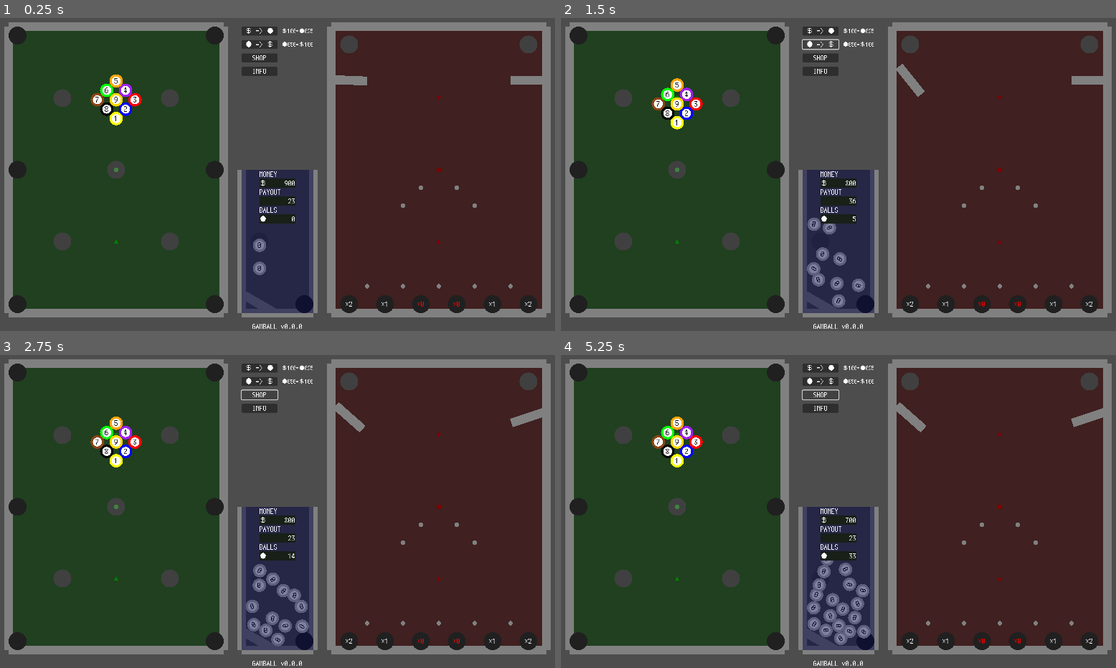
Above: before the commit, frames 1-4 (two rows, left to right).
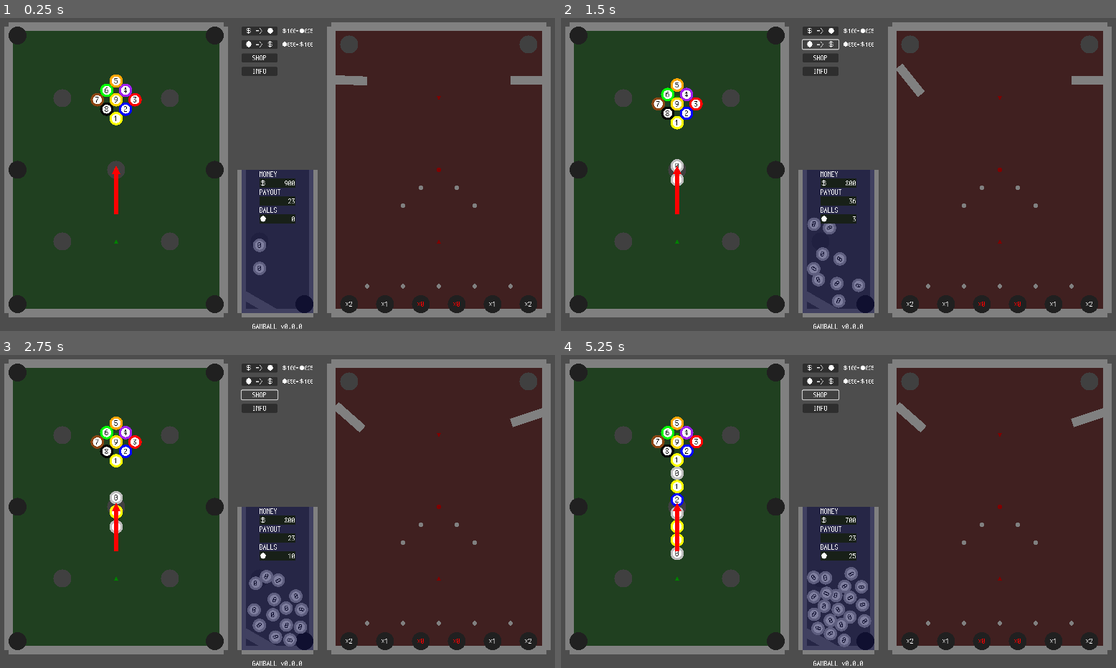
Above: after the commit, the same moments.

Repository: kamikoloss/gamball
Game: Godot game, scene res://scenes/main.tscn
Two runs of this game, one before a commit and one after it. Both use one fixed random seed, a clock stepped at 60 frames per second and the inputs below.
Inputs:
- Up to frame 1 (0.25 s): no input
- Up to frame 2 (1.5 s): click "＄ => ●" at 0.5 s; click "● => ＄" at 1.25 s
- Up to frame 3 (2.75 s): click "SHOP" at 2 s
- Up to frame 4 (5.25 s): click "INFO" at 2.75 s; click "＄ => ●" at 3.5 s; click "● => ＄" at 4.25 s; click "SHOP" at 5 s

The runs differ from the first frame. In frame 1, 0.1% of the frame differs, in the area x 20-22%, y 47-63%; in frame 2, 0.2%; in frame 3, 1.5%; in frame 4, 2.4%, in the area x 16-56%, y 19-94%.

Commit message:
Ball をドラッグで飛ばせるようにした

Diff:
--- a/scenes/main.tscn
+++ b/scenes/main.tscn
@@ -867,6 +867,7 @@
 
 [node name="TextureRect" type="TextureRect" parent="UI"]
 self_modulate = Color(0, 0, 0.25098, 0.501961)
+layout_mode = 0
 offset_left = 560.0
 offset_top = 360.0
 offset_right = 720.0
@@ -1044,6 +1045,7 @@
 [node name="TextureRect" type="TextureRect" parent="UI/Score/Payout"]
 modulate = Color(0.12549, 0.12549, 0.12549, 1)
 self_modulate = Color(0.752941, 1, 0.752941, 1)
+layout_mode = 0
 offset_top = 20.0
 offset_right = 80.0
 offset_bottom = 40.0
@@ -1051,6 +1053,7 @@
 expand_mode = 1
 
 [node name="Label" type="Label" parent="UI/Score/Payout"]
+layout_mode = 0
 offset_right = 320.0
 offset_bottom = 80.0
 scale = Vector2(0.25, 0.25)
@@ -1060,6 +1063,7 @@
 vertical_alignment = 1
 
 [node name="Payout" type="Label" parent="UI/Score/Payout"]
+layout_mode = 0
 offset_top = 20.0
 offset_right = 320.0
 offset_bottom = 100.0
@@ -1120,6 +1124,36 @@
 horizontal_alignment = 2
 vertical_alignment = 1
 
+[node name="Arrow" type="Control" parent="UI"]
+layout_mode = 3
+anchors_preset = 0
+offset_left = 280.0
+offset_top = 360.0
+offset_right = 280.0
+offset_bottom = 360.0
+
+[node name="TextureRect" type="TextureRect" parent="UI/Arrow"]
+self_modulate = Color(1, 0, 0, 1)
+layout_mode = 0
+offset_left = -10.0
+offset_top = -10.0
+offset_right = 10.0
+offset_bottom = 10.0
+pivot_offset = Vector2(10, 10)
+texture = ExtResource("2_k3p6f")
+expand_mode = 1
+
+[node name="TextureRect2" type="TextureRect" parent="UI/Arrow"]
+self_modulate = Color(1, 0, 0, 1)
+layout_mode = 0
+offset_left = -5.0
+offset_right = 5.0
+offset_bottom = 10.0
+scale = Vector2(1, 10)
+pivot_offset = Vector2(5, 0)
+texture = ExtResource("1_jd8wc")
+expand_mode = 1
+
 [node name="Version" type="Label" parent="UI"]
 layout_mode = 0
 offset_left = 560.0
--- a/scripts/billiards.gd
+++ b/scripts/billiards.gd
@@ -3,9 +3,11 @@
 
 
 @export var _spawn_position: Node2D
+@export var _arrow: Control
+@export var _arrow_square: TextureRect
 
 
-var _current_ball: RigidBody2D
+var _current_ball: Ball
 
 
 func spawn_ball(ball: Ball) -> void:
--- a/scripts/hole.gd
+++ b/scripts/hole.gd
@@ -2,7 +2,7 @@
 extends Area2D
 
 
-# Ball が Hole に落ちたとき (Hole, Ball)
+# Ball が Hole に落ちたとき (Hole: 落ちた Hole, Ball: 落ちた Ball)
 signal ball_entered
 
 
--- a/scripts/main.gd
+++ b/scripts/main.gd
@@ -28,6 +28,13 @@
 		balls = value
 		_balls_label.text = str(balls)
 
+
+# 現在
+var _is_dragging: bool
+var _drag_position_from: Vector2
+var _drag_position_to: Vector2
+var _drag_length_max: float = 320
+var _impulse_ratio: float = 5
 
 # 出現する Ball の level のリスト (確率込み)
 var _level_list: Array[int] = [0, 0, 0, 0, 0, 1, 1, 1, 2, 2]
@@ -74,20 +81,28 @@
 
 
 func _input(event: InputEvent) -> void:
-	if event is InputEventKey and event.is_pressed():
-		match event.keycode:
-			KEY_ENTER:
-				# debug
-				balls -= 1
-				var level = _level_list.pick_random()
-				var new_ball = create_new_ball(level)
-				_billiards.spawn_ball(new_ball)
-			KEY_SPACE:
-				# debug
-				var force_x = randf_range(-1, 1) * 1000
-				var force_y = -1 * 1000
-				var impulse = Vector2(force_x, force_y)
-				_billiards.shoot_ball(impulse)
+	# TODO: ビリヤード盤面上のドラッグだけに限定したい
+	if event is InputEventMouseButton:
+		if event.pressed:
+			_is_dragging = true
+			_drag_position_from = event.position
+			_drag_position_to = event.position
+			# Ball を生成する
+			balls -= 1
+			var level = _level_list.pick_random()
+			var new_ball = create_new_ball(level)
+			_billiards.spawn_ball(new_ball)
+		else:
+			_is_dragging = false
+			# Ball を発射する
+			var drag_vector = _drag_position_from - _drag_position_to
+			var clamped_length =  clampf(drag_vector.length(), 0, _drag_length_max)
+			var impulse = drag_vector.normalized() * clamped_length
+			_billiards.shoot_ball(impulse * _impulse_ratio)
+	if event is InputEventMouseMotion:
+		if _is_dragging:
+			_drag_position_to = event.position
+			_refresh_arrow()
 
 
 func _on_buy_balls_button_pressed() -> void:
@@ -153,3 +168,7 @@
 	var new_ball = create_new_ball(level)
 	_stack.spawn_ball(new_ball)
 	_payout_label.text = str(_payout_list.size())
+
+
+func _refresh_arrow() -> void:
+	pass
